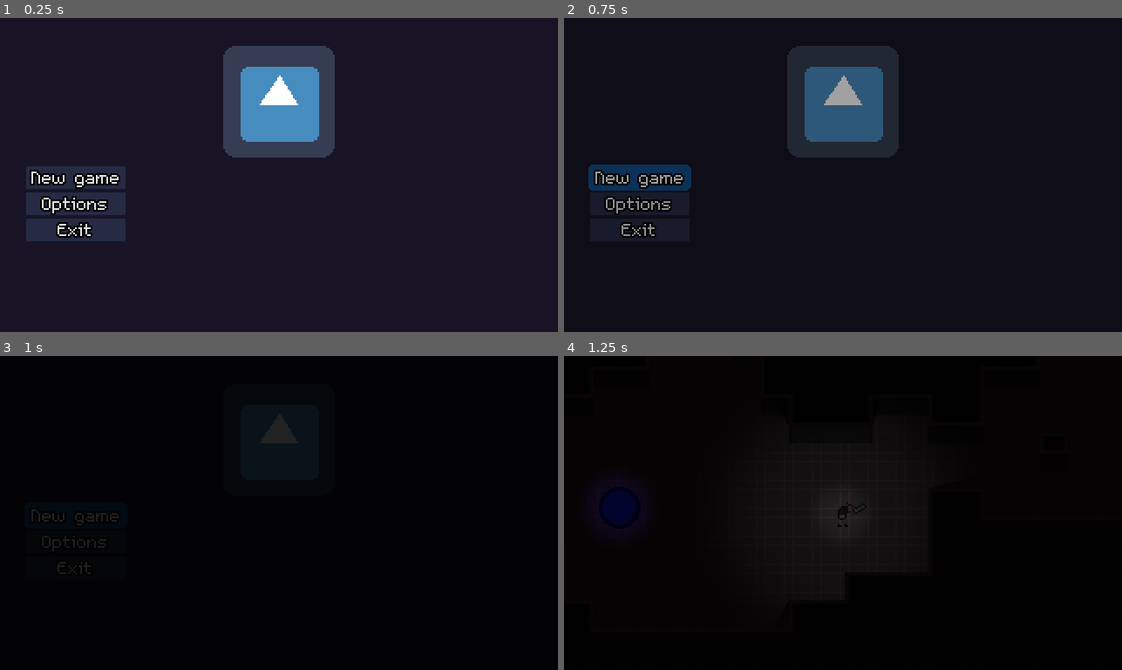
Above: before the commit, frames 1-4 (two rows, left to right).
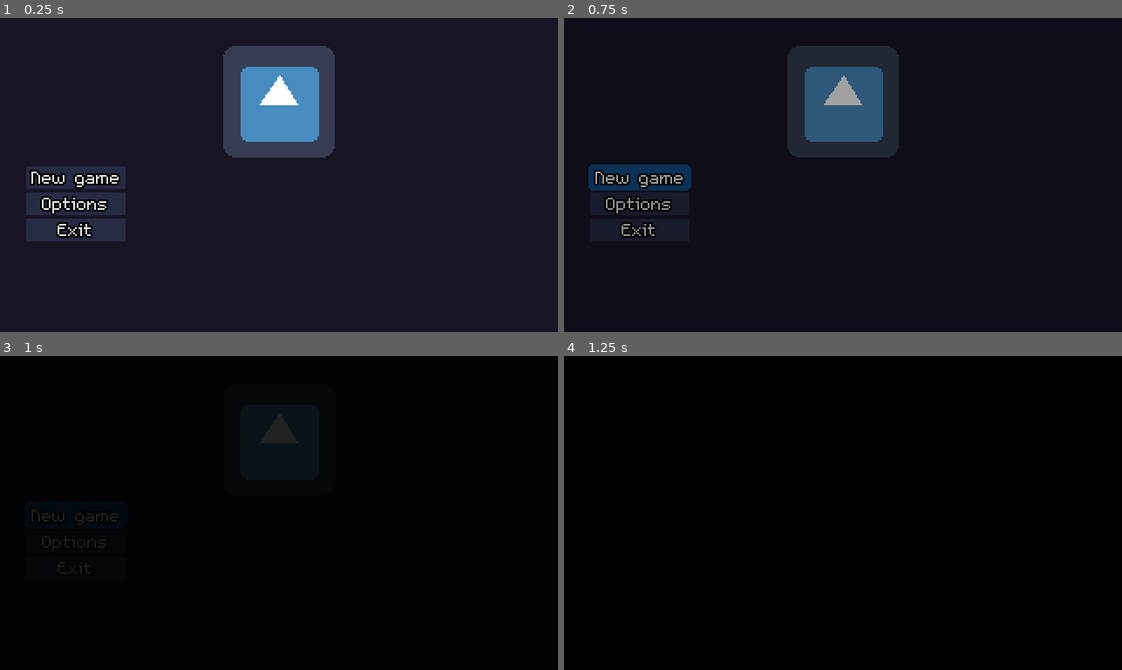
Above: after the commit, the same moments.

Repository: Evanaellio/ludumdare46
Game: Godot game, scene res://Game/Game.tscn
Two runs of this game, one before a commit and one after it. Both use one fixed random seed, a clock stepped at 60 frames per second and the inputs below. The engine's default icon, where the game draws it, is replaced by a stand-in: a white triangle on a blue panel in a dark square.
Inputs:
- Up to frame 1 (0.25 s): no input
- Up to frame 2 (0.75 s): click "New game" at 0.5 s
- Up to frame 3 (1 s): no input
- Up to frame 4 (1.25 s): no input

Frames 1-3 are identical in both runs. In frame 4, 2.3% of the frame differs, in the area x 5-57%, y 38-62%.
Error before the commit: Trying to assign value of type 'AudioStreamPlayer2D' to a variable of type 'AudioStreamPlayer'. (res://Prefabs/player/Keyboard.gd:7)

Commit message:
Rayons lasers fonctionnels

Diff:
--- a/PNJ/tourelle.tscn
+++ b/PNJ/tourelle.tscn
@@ -26,4 +26,4 @@
 
 [node name="Line2D" type="Line2D" parent="."]
 width = 1.0
-default_color = Color( 1, 0, 0, 1 )
+default_color = Color( 0, 1, 0, 1 )
--- a/Prefabs/Drone/Drone.gd
+++ b/Prefabs/Drone/Drone.gd
@@ -63,6 +63,12 @@
 			var imp = (position - target.position).normalized().rotated(rng.randf_range(-0.5*PI, 0.5*PI))
 			apply_impulse(Vector2(0, 0), imp * MOVEMENT_SPEED * 10)
 
+	var ennemi_proche = trouver_ennemi_plus_proche(48)
+	get_node("Line2D").clear_points()
+	if ennemi_proche != null:
+		get_node("Line2D").add_point(get_node(".").to_local(ennemi_proche.get_global_position()))
+		get_node("Line2D").add_point(Vector2(0, 0))
+
 	last_update += delta
 
 func _calculate_new_path():
@@ -106,3 +112,17 @@
 func _on_StunnedTimer_timeout():
 	$Light2D.set_energy(0.9)
 	stunned = false
+
+func trouver_ennemi_plus_proche(rayon):
+	var plus_petite_distance = rayon
+	var ennemi_plus_proche
+	# On itère à travers les nœuds enfants
+	for i in get_node("../").get_children():
+		if i is ordiMere:
+			# On a trouvé une instance d'ennemi de drone
+			if self.position.distance_to(i.position) < plus_petite_distance:
+				plus_petite_distance = self.position.distance_to(i.position)
+				ennemi_plus_proche = i
+	# On va peut-être retourner NULL (aucun ennemi proche)
+	# et l'appelant doit le prendre en compte !
+	return ennemi_plus_proche
--- a/Prefabs/Drone/Drone.tscn
+++ b/Prefabs/Drone/Drone.tscn
@@ -41,6 +41,10 @@
 [node name="StunnedTimer" type="Timer" parent="."]
 wait_time = 0.5
 one_shot = true
+
+[node name="Line2D" type="Line2D" parent="."]
+width = 1.0
+default_color = Color( 1, 0, 0, 1 )
 [connection signal="tween_completed" from="DeathTween" to="." method="_on_DeathTween_tween_completed"]
 [connection signal="death" from="HealthBar" to="." method="_on_HealthBar_death"]
 [connection signal="hit" from="HealthBar" to="." method="_on_HealthBar_hit"]
